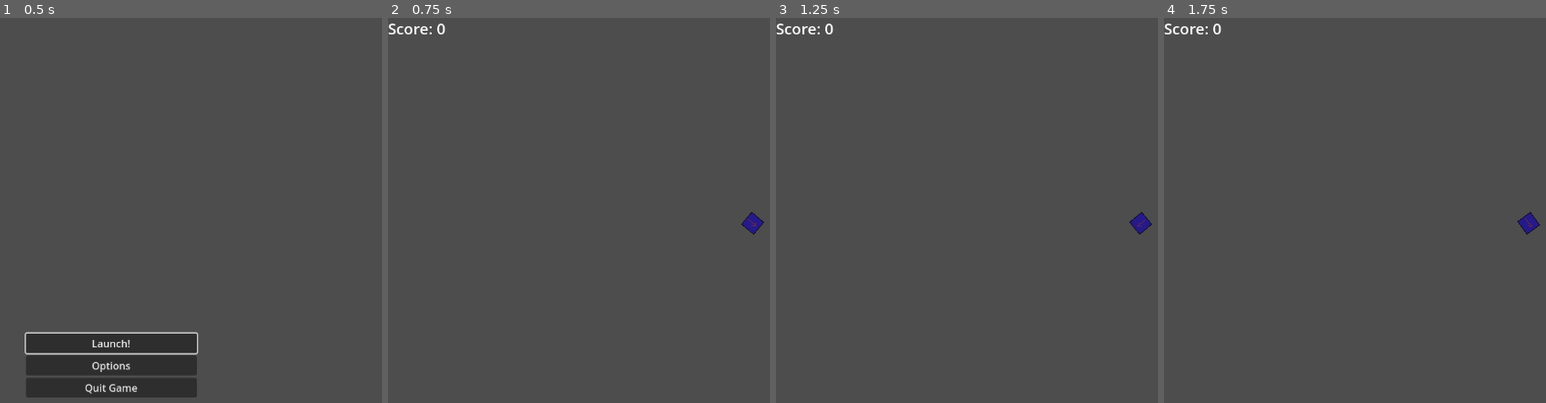
Above: before the commit, frames 1-4 (left to right).
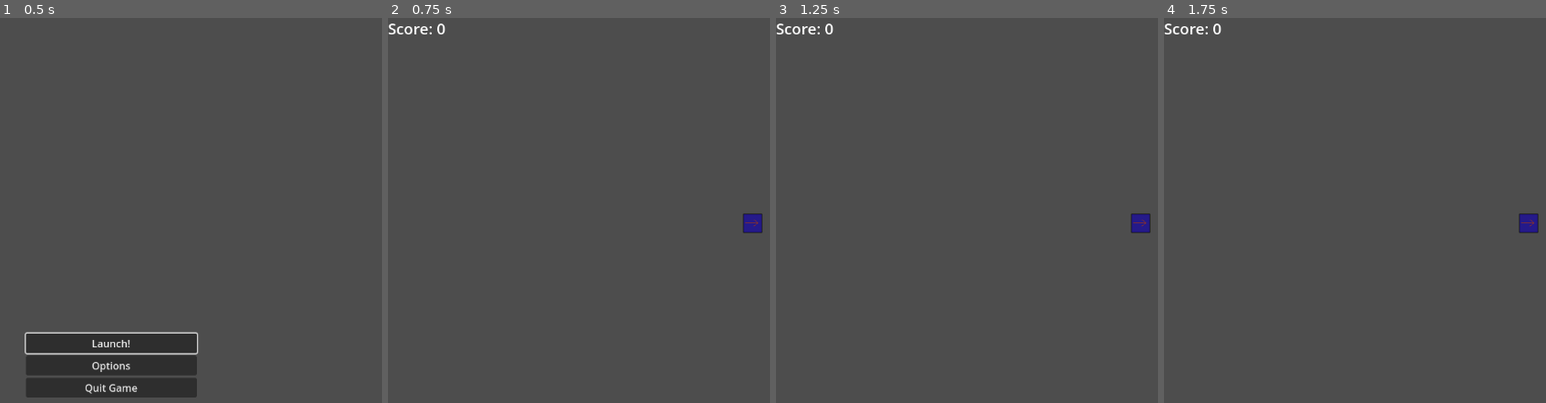
Above: after the commit, the same moments.

Repository: IanuReeves/Dirt-Defenders
Game: Godot game, scene res://scenes/ui/main_menu.tscn
Two runs of this game, one before a commit and one after it. Both use one fixed random seed, a clock stepped at 60 frames per second and the inputs below.
Inputs (mouse positions are in pixels of both pictures, inside the frame that each line leads up to):
- Up to frame 1 (0.5 s): no input
- Up to frame 2 (0.75 s): click "Launch!" at 0.5 s
- Up to frame 3 (1.25 s): no input
- Up to frame 4 (1.75 s): tap Enter at 1.25 s; move the mouse to (outside the picture) at 1.27 s; press the mouse at (outside the picture) at 1.28 s; hold W (forward) from 1.28 s (still down); tap Q (dash, bound only after the commit) at 1.55 s

Frame 1 is identical in both runs. In frame 2, 0.1% of the frame differs, in the area x 92-99%, y 50-57%; in frame 3, 0.1%; in frame 4, 0.2%.
Error after the commit: Parse Error: Identifier "dashcheck" not declared in the current scope. (res://scripts/player.gd:63)

Commit message:
basic gameplay
it's... heh.... pretty sigma

- added stats UI
- added the turbo system
- added dashing
- began dashing infastructure

Diff:
--- a/project.godot
+++ b/project.godot
@@ -47,6 +47,16 @@
 "events": [Object(InputEventKey,"resource_local_to_scene":false,"resource_name":"","device":-1,"window_id":0,"alt_press …(191 unchanged characters)…
 ]
 }
+zoom={
+"deadzone": 0.5,
+"events": [Object(InputEventKey,"resource_local_to_scene":false,"resource_name":"","device":-1,"window_id":0,"alt_pressed":false,"shift_pressed":false,"ctrl_pressed":false,"meta_pressed":false,"pressed":false,"keycode":0,"physical_keycode":70,"key_label":0,"unicode":102,"location":0,"echo":false,"script":null)
+]
+}
+dash={
+"deadzone": 0.5,
+"events": [Object(InputEventKey,"resource_local_to_scene":false,"resource_name":"","device":-1,"window_id":0,"alt_pressed":false,"shift_pressed":false,"ctrl_pressed":false,"meta_pressed":false,"pressed":false,"keycode":0,"physical_keycode":81,"key_label":0,"unicode":113,"location":0,"echo":false,"script":null)
+]
+}
 
 [layer_names]
 
--- /dev/null
+++ b/scenes/Dasheffect.gd
@@ -0,0 +1,11 @@
+extends Dashpart
+
+
+# Called when the node enters the scene tree for the first time.
+func _ready() -> void:
+	pass # Replace with function body.
+
+
+# Called every frame. 'delta' is the elapsed time since the previous frame.
+func _process(delta: float) -> void:
+	pass
--- /dev/null
+++ b/scenes/Worldcam.gd
@@ -0,0 +1,28 @@
+extends Camera2D
+
+@onready var Playercam = get_parent().get_parent().get_node("Player/Camera2D")
+@onready var planet = get_parent()
+@onready var player : Player = get_parent().get_parent().get_node("Player")
+
+var PPdist : float
+var zoomneeded : float
+var playerfocus : bool = true
+# Called when the node enters the scene tree for the first time.
+func _ready() -> void:
+	Playercam.make_current()
+
+
+# Called every frame. 'delta' is the elapsed time since the previous frame.
+func _process(delta: float) -> void:
+	PPdist = player.position.distance_to(planet.position)
+	zoomneeded = 300/PPdist
+	zoom = Vector2(zoomneeded, zoomneeded)
+
+func _input(event: InputEvent) -> void:
+	if event.is_action_pressed("zoom"):
+		if playerfocus:
+			self.make_current()
+			playerfocus = false
+		else:
+			Playercam.make_current()
+			playerfocus = true
--- /dev/null
+++ b/scenes/dashpart.gd
@@ -0,0 +1,15 @@
+extends Part
+class_name Dashpart
+
+
+# Called when the node enters the scene tree for the first time.
+func _ready() -> void:
+	pass # Replace with function body.
+
+
+# Called every frame. 'delta' is the elapsed time since the previous frame.
+func _process(delta: float) -> void:
+	pass
+
+func dashfunc():
+	pass
--- a/scenes/game.tscn
+++ b/scenes/game.tscn
@@ -1,8 +1,9 @@
-[gd_scene load_steps=4 format=3 uid="uid://bfjdogfx64gtl"]
+[gd_scene load_steps=5 format=3 uid="uid://bfjdogfx64gtl"]
 
 [ext_resource type="PackedScene" uid="uid://6s3hfdcvwbxr" path="res://scenes/player.tscn" id="1_3wq0y"]
 [ext_resource type="Script" path="res://scripts/world.gd" id="1_vrqln"]
 [ext_resource type="PackedScene" uid="uid://lf7iyos0k68w" path="res://scenes/objects/gravity_well.tscn" id="3_uh7nf"]
+[ext_resource type="Script" path="res://scenes/Worldcam.gd" id="4_jlvyt"]
 
 [node name="World" type="Node2D"]
 script = ExtResource("1_vrqln")
@@ -12,3 +13,7 @@
 [node name="Gravity Well" parent="." instance=ExtResource("3_uh7nf")]
 position = Vector2(618, 244)
 size = 150.0
+
+[node name="Camera2D" type="Camera2D" parent="Gravity Well"]
+position = Vector2(0, 1)
+script = ExtResource("4_jlvyt")
--- a/scenes/main.tscn
+++ b/scenes/main.tscn
@@ -5,6 +5,6 @@
 
 [node name="Main Game" type="Node2D"]
 
-[node name="UI" parent="." instance=ExtResource("1_xvhad")]
+[node name="World" parent="." instance=ExtResource("2_hen23")]
 
-[node name="World" parent="." instance=ExtResource("2_hen23")]
+[node name="UI" parent="World" instance=ExtResource("1_xvhad")]
--- a/scenes/player.tscn
+++ b/scenes/player.tscn
@@ -7,8 +7,9 @@
 [ext_resource type="Script" path="res://scripts/weapon.gd" id="5_wg7bi"]
 [ext_resource type="PackedScene" uid="uid://cp82a32j63e0j" path="res://scenes/bullets/bullet.tscn" id="6_gqqmd"]
 [ext_resource type="Script" path="res://scripts/components/parthandler.gd" id="7_xkvgj"]
+[ext_resource type="Script" path="res://scripts/components/part.gd" id="8_2uxwq"]
+[ext_resource type="Script" path="res://scenes/Dasheffect.gd" id="8_v4kvs"]
 [ext_resource type="Script" path="res://scripts/components/hull.gd" id="9_s5o61"]
-[ext_resource type="Resource" uid="uid://ddfw7cpppm5de" path="res://resources/coolpart.tres" id="10_er60a"]
 
 [sub_resource type="CircleShape2D" id="CircleShape2D_rsghh"]
 
@@ -38,6 +39,7 @@
 script = ExtResource("4_6bx4a")
 
 [node name="Camera2D" type="Camera2D" parent="."]
+zoom = Vector2(1.2, 1.2)
 
 [node name="PartHandler" type="Node2D" parent="." node_paths=PackedStringArray("healthcomponent", "sprite", "primary_weapon", "hull")]
 script = ExtResource("7_xkvgj")
@@ -50,7 +52,18 @@
 script = ExtResource("5_wg7bi")
 bullet = ExtResource("6_gqqmd")
 
+[node name="dashpart" type="Node2D" parent="PartHandler"]
+script = ExtResource("8_v4kvs")
+
 [node name="Hull" type="Node2D" parent="PartHandler"]
 script = ExtResource("9_s5o61")
 texture = ExtResource("2_2hljg")
-stats = ExtResource("10_er60a")
+
+[node name="Part" type="Node2D" parent="PartHandler"]
+script = ExtResource("8_2uxwq")
+
+[node name="Timer" type="Timer" parent="."]
+wait_time = 0.15
+autostart = true
+
+[connection signal="timeout" from="Timer" to="." method="_on_timer_timeout"]
--- a/scenes/ui/game_overlay.tscn
+++ b/scenes/ui/game_overlay.tscn
@@ -21,6 +21,8 @@
 anchors_preset = 15
 anchor_right = 1.0
 anchor_bottom = 1.0
+offset_right = -1042.0
+offset_bottom = -603.0
 grow_horizontal = 2
 grow_vertical = 2
 theme_override_constants/margin_left = 0
@@ -34,3 +36,37 @@
 size_flags_vertical = 0
 text = "Score: 0"
 label_settings = SubResource("LabelSettings_a01yc")
+
+[node name="VBoxContainer" type="VBoxContainer" parent="Control"]
+layout_mode = 1
+anchors_preset = 1
+anchor_left = 1.0
+anchor_right = 1.0
+offset_left = -40.0
+offset_bottom = 131.0
+grow_horizontal = 0
+
+[node name="HP" type="Label" parent="Control/VBoxContainer"]
+layout_mode = 2
+horizontal_alignment = 1
+vertical_alignment = 1
+
+[node name="TURBO" type="Label" parent="Control/VBoxContainer"]
+layout_mode = 2
+horizontal_alignment = 1
+vertical_alignment = 1
+
+[node name="SPEDOMETER" type="Label" parent="Control/VBoxContainer"]
+layout_mode = 2
+horizontal_alignment = 1
+vertical_alignment = 1
+
+[node name="ATTACK" type="Label" parent="Control/VBoxContainer"]
+layout_mode = 2
+horizontal_alignment = 1
+vertical_alignment = 1
+
+[node name="DEFENSE" type="Label" parent="Control/VBoxContainer"]
+layout_mode = 2
+horizontal_alignment = 1
+vertical_alignment = 1
--- a/scripts/components/part.gd
+++ b/scripts/components/part.gd
@@ -2,6 +2,13 @@
 class_name Part
 @export var stats:PlayerStats
 
+@onready var parent = get_parent().get_parent()
+
+var icon : Sprite2D
+var player : Player
 # Called when the node enters the scene tree for the first time.
 func _ready() -> void:
-	pass
+	if parent == Player:
+		player = parent
+	elif parent == ItemList:
+		player = null
--- a/scripts/components/parthandler.gd
+++ b/scripts/components/parthandler.gd
@@ -38,4 +38,4 @@
 		sprite.texture = hull.texture
 # fire primary weapon
 func fire_primary():
-	primary_weapon.fire(get_velocity(),stats.damage,stats.bullet_speed,stats.bullet_amount,stats.bullet_spread)
+	primary_weapon.fire(get_velocity(),stats.attack,stats.bullet_speed,stats.bullet_amount,stats.bullet_spread)
--- a/scripts/player.gd
+++ b/scripts/player.gd
@@ -4,6 +4,14 @@
 var current_stats:PlayerStats = PlayerStats.new()
 @export var parts:PartHandler
 @export var health:HealthComponent
+
+
+var turbo : float
+var HP : float
+
+func miniturbo():
+	return turbo/2
+
 # Called when the node enters the scene tree for the first time.
 func _ready() -> void:
 	current_stats = parts.stats
@@ -12,6 +20,7 @@
 func _process(delta: float) -> void:
 	current_stats = parts.stats
 	health.max = current_stats.max_hp
+	HP = health.current
 func rotate_to_mouse() -> void:
 	#smooth rotation stol--ADAPTED from reddit
 	# get vector from mouse to ship
@@ -37,6 +46,8 @@
 		# subtract a fraction of base acceleration from current velocity
 		var brake_mod = velocity.normalized()*Vector2(current_stats.acceleration*current_stats.brake_strength,current_stats.acceleration*current_stats.brake_strength)
 		velocity -= brake_mod
+		if velocity.length() > 10:
+			turbo += 1
 	velocity = velocity.clampf(-current_stats.top_speed,current_stats.top_speed)
 
 func _physics_process(delta: float) -> void:
@@ -45,5 +56,14 @@
 	move_and_slide()
 
 func _input(event: InputEvent) -> void:
+	if event.is_action("dash"):
+		if turbo > 50:
+			velocity += transform.x * ((current_stats.acceleration * 50) + miniturbo())
+			turbo -= miniturbo()
+	dashcheck = true
 	if event.is_action_pressed("fire"):
 		parts.fire_primary()
+
+func _on_timer_timeout() -> void:
+	if turbo > 0:
+		turbo -= 1
--- a/scripts/resources/player_stats_resource.gd
+++ b/scripts/resources/player_stats_resource.gd
@@ -2,7 +2,7 @@
 class_name PlayerStats
 #weapon stats
 @export var power:float
-@export var damage:float
+@export var attack:float
 @export var bullet_speed:float
 @export var bullet_amount:int
 @export var bullet_spread:float
--- a/scripts/ui/game_overlay.gd
+++ b/scripts/ui/game_overlay.gd
@@ -1,7 +1,15 @@
 extends CanvasLayer
 class_name UI
 @onready var score_label = %Label
+@onready var hp: Label = $Control/VBoxContainer/HP
+@onready var turbo: Label = $Control/VBoxContainer/TURBO
+@onready var spedometer: Label = $Control/VBoxContainer/SPEDOMETER
+@onready var attack: Label = $Control/VBoxContainer/ATTACK
+@onready var defense: Label = $Control/VBoxContainer/DEFENSE
 
+
+@onready var player : Player = get_parent().get_node("Player")
+@onready var PARTS = player.current_stats
 var score = 0
 var maxScore = 10000
 
@@ -9,5 +17,13 @@
 	score += value
 	update_score_label()
 
+func _physics_process(delta: float) -> void:
+
+	turbo.text = "TURBO: " + str(round(player.turbo))
+	spedometer.text = "SPEED: " + str(round(player.velocity.length()))
+	attack.text = "ATK: " + str(PARTS.attack)
+	defense.text = "DEF" + str(PARTS.defense)
+
+
 func update_score_label():
 	score_label.text = "Score " + str(score)
--- /dev/null
+++ b/speedboom.gd
@@ -0,0 +1,11 @@
+extends Part
+
+
+# Called when the node enters the scene tree for the first time.
+func _ready() -> void:
+	pass # Replace with function body.
+
+
+# Called every frame. 'delta' is the elapsed time since the previous frame.
+func _process(delta: float) -> void:
+	pass
--- /dev/null
+++ b/speedboom.tscn
@@ -0,0 +1,24 @@
+[gd_scene load_steps=4 format=3 uid="uid://2wyp7bkxmblo"]
+
+[ext_resource type="Script" path="res://speedboom.gd" id="1_8joi3"]
+[ext_resource type="Script" path="res://scripts/resources/player_stats_resource.gd" id="2_w68hm"]
+
+[sub_resource type="Resource" id="Resource_mo3it"]
+script = ExtResource("2_w68hm")
+power = 0.0
+attack = 0.0
+bullet_speed = 0.0
+bullet_amount = 0
+bullet_spread = 0.0
+bullet_lifetime = 0.0
+acceleration = 0.0
+top_speed = 0.0
+brake_strength = 0.0
+max_turbo = 0.0
+rotation_speed = 0.0
+max_hp = 0.0
+defense = 0.0
+
+[node name="SPEEDBOOM" type="Node2D"]
+script = ExtResource("1_8joi3")
+stats = SubResource("Resource_mo3it")
Not shown: 1 places in scenes/player.tscn that only renumber resources
